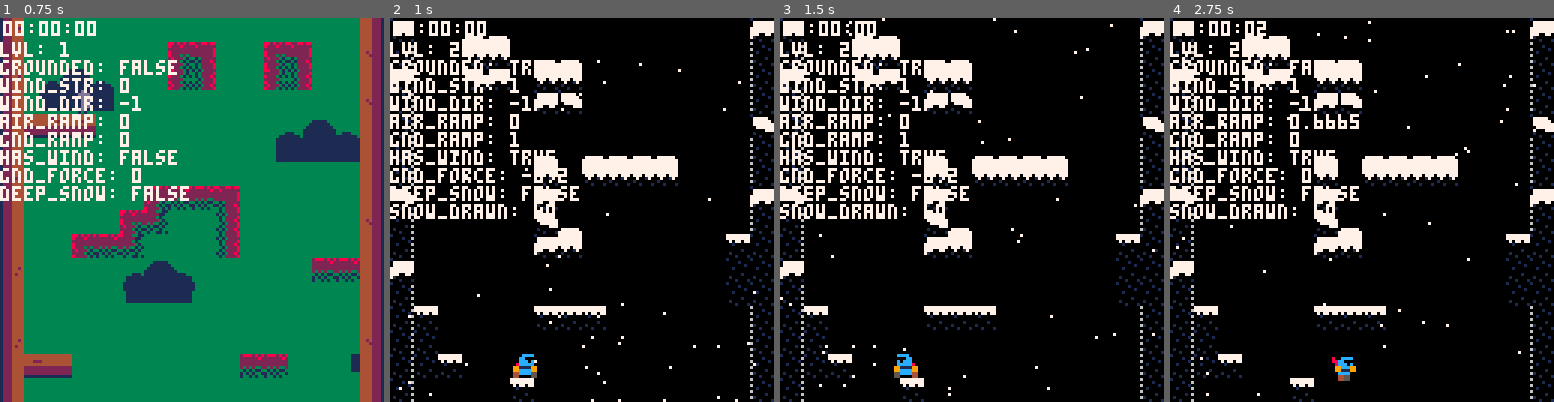
Above: before the commit, frames 1-4 (left to right).
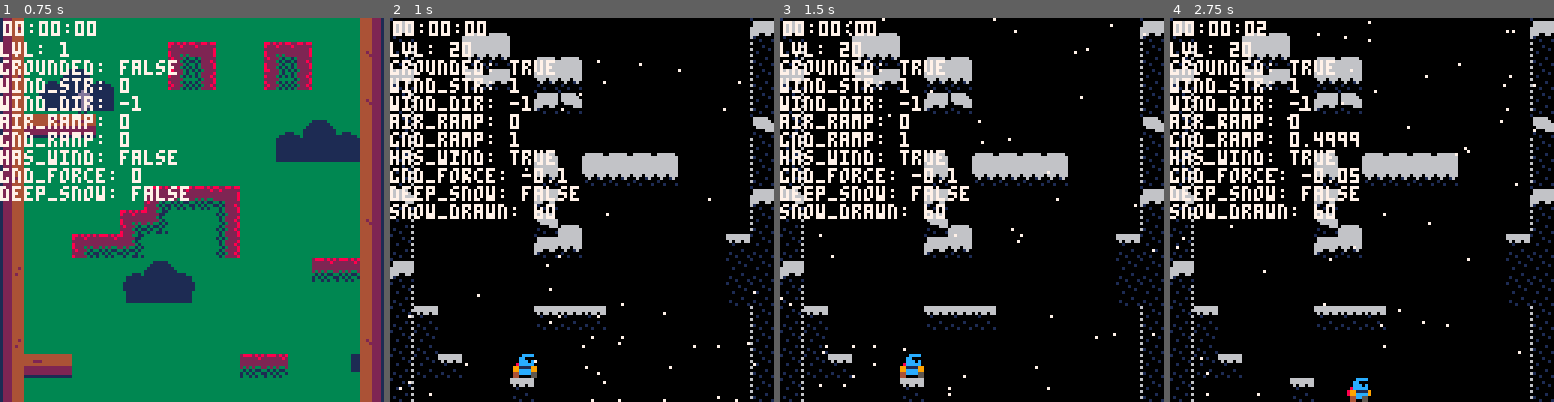
Above: after the commit, the same moments.

Repository: xdinterface/jump-king-demake
Game: PICO-8 cartridge jkd.p8
Same seed, same stepped clock (60 frames per second), same inputs: the game is played once before the commit and once after it.
Inputs:
- Up to frame 1 (0.75 s): tap X (X key) at 0.33 s; tap O (Z key) at 0.7 s
- Up to frame 2 (1 s): no input
- Up to frame 3 (1.5 s): tap X (X key) at 1.07 s
- Up to frame 4 (2.75 s): hold Right 1.6-2.1 s; tap O (Z key) at 1.7, 2.1, 2.5 s; tap X (X key) at 1.85 s; hold Up 2.15-2.42 s; hold Right from 2.47 s (still down)

Frame 1 is identical in both runs. In frame 2, 6.6% of the frame differs, in the area x 0-100%, y 0-97%; in frame 3, 6.9%; in frame 4, 7.9%, in the area x 0-100%, y 0-100%.

Commit message:
Update player collision and snow bugfixes

Diff:
--- a/game/player/collision.lua
+++ b/game/player/collision.lua
@@ -64,75 +64,35 @@
 end
 
 function in_deep_snow(obj)
-	--check if player's feet (bottom edge) are touching flag 5 (snow pile)
-	local x = obj.x
-	local y = obj.y + obj.h  --bottom edge of player
-	local w = obj.w
-
-	--convert to tile coordinates
-	local x1 = (x + 1) / 8
-	local x2 = (x + w - 2) / 8
-	local y_check = y / 8
-
-	--check if bottom edge is touching flag 5 tiles
-	return fget(mget(x1, y_check), 5) or fget(mget(x2, y_check), 5)
-end
-
-function collide_diagonal_wall(obj, aim)
-	--check if diagonal tiles should act as solid walls from this direction
+	--check if any part of player hitbox intersects with bottom 2px of flag 5 tiles
 	local x = obj.x
 	local y = obj.y
 	local w = obj.w
 	local h = obj.h
 
-	local x1, x2, y1, y2 = 0, 0, 0, 0
+	--get all tiles that player hitbox could overlap
+	local tile_x1 = flr(x / 8)
+	local tile_x2 = flr((x + w - 1) / 8)
+	local tile_y1 = flr(y / 8)
+	local tile_y2 = flr((y + h - 1) / 8)
 
-	if aim == "left" then
-		x1 = x - 1
-		x2 = x - 1
-		y1 = y + 2
-		y2 = y + h - 1
-	elseif aim == "right" then
-		x1 = x + w
-		x2 = x + w
-		y1 = y + 2
-		y2 = y + h - 1
-	elseif aim == "up" then
-		x1 = x + 1
-		x2 = x + w - 2
-		y1 = y - 2
-		y2 = y - 2
-	elseif aim == "down" then
-		x1 = x + 1
-		x2 = x + w - 2
-		y1 = y + h + 1
-		y2 = y + h + 1
-	end
+	for ty = tile_y1, tile_y2 do
+		for tx = tile_x1, tile_x2 do
+			local sprite_id = mget(tx, ty)
+			if fget(sprite_id, 5) then
+				--calculate deep snow area (bottom 2px of this tile)
+				local tile_top = ty * 8
+				local snow_top = tile_top + 6  --bottom 2px start at pixel 6
+				local snow_bottom = tile_top + 8  --tile bottom
+				local tile_left = tx * 8
+				local tile_right = tile_left + 8
 
-	-- pixels to tiles
-	x1 = x1 / 8
-	x2 = x2 / 8
-	y1 = y1 / 8
-	y2 = y2 / 8
-
-	--check if hitting diagonal tiles from solid side
-	for tx = flr(min(x1, x2)), flr(max(x1, x2)) do
-		for ty = flr(min(y1, y2)), flr(max(y1, y2)) do
-			if fget(mget(tx, ty), 1) then
-				--flag 1: solid from top-left and bottom-right
-				if (aim == "right" and obj.x % 8 < 4) or (aim == "left" and obj.x % 8 > 4) or
-				   (aim == "down" and obj.y % 8 < 4) or (aim == "up" and obj.y % 8 > 4) then
-					return true
-				end
-			elseif fget(mget(tx, ty), 2) then
-				--flag 2: solid from top-right and bottom-left
-				if (aim == "left" and obj.x % 8 < 4) or (aim == "right" and obj.x % 8 > 4) or
-				   (aim == "down" and obj.y % 8 > 4) or (aim == "up" and obj.y % 8 < 4) then
+				--check if player hitbox intersects with deep snow area
+				if x < tile_right and x + w > tile_left and y < snow_bottom and y + h > snow_top then
 					return true
 				end
 			end
 		end
 	end
-
 	return false
 end
--- a/game/player/movement.lua
+++ b/game/player/movement.lua
@@ -49,10 +49,17 @@
         p.dir = false
     end
 
+    --detect jump button release (was pressed last frame but not this frame)
+    if p.jump_btn_held and not btn(🅾️) then
+        p.jump_canceled = false  --reset cancel flag on button release
+    end
+    p.jump_btn_held = btn(🅾️)  --store current button state for next frame
+
     --crouch
     if btn(🅾️)
     and p.grounded
-    and not p.lock_jump then
+    and not p.lock_jump
+    and not p.jump_canceled then
         p.crouching=true
         p.lying=false
 
@@ -75,7 +82,7 @@
         if btn(❎) then
             p.crouching=false
             p.boost=0
-            p.lock_jump=true
+            p.jump_canceled=true  --cancel jump, disable until button release
         end
     end
 
@@ -123,8 +130,8 @@
         end
     end
 
-    --apply wind force when airborne
-    if not p.grounded and wind_force != 0 then
+    --apply wind force when airborne (blocked by deep snow)
+    if not p.grounded and wind_force != 0 and not in_deep_snow(p) then
         p.dx = p.dx + wind_force
     end
 
--- a/game/player/update.lua
+++ b/game/player/update.lua
@@ -172,7 +172,7 @@
 
         if not slide1 and not slide2 then
                 if  p.running then
-                        if (btn(🅾️)) then
+                        if (btn(❎)) then
                                 p.dx=limit_speed(p.dx,p.max_walk_dx/2)
                         else
                                 p.dx=limit_speed(p.dx,p.max_walk_dx)
@@ -196,5 +196,18 @@
         if not has_wind_this_level or not p.grounded or in_deep_snow(p) then
                 return 0
         end
+
+        --check if player is against a wall in the direction of wind
+        local blocked_by_wall = false
+        if wind_direction < 0 and collide_map(p, "left", 0) then
+                blocked_by_wall = true  --wind blowing left but wall on left
+        elseif wind_direction > 0 and collide_map(p, "right", 0) then
+                blocked_by_wall = true  --wind blowing right but wall on right
+        end
+
+        if blocked_by_wall then
+                return 0
+        end
+
         return wind_direction * wind_strength * p.ground_wind_ramp * weather_config.wind.ground_force
 end
--- a/game/weather/update.lua
+++ b/game/weather/update.lua
@@ -64,9 +64,8 @@
             end
         end
     else
-        --no wind for snow-only levels
-        wind_strength = 0
-        wind_direction = 0
+        --no wind for snow-only levels - but keep global wind cycle running
+        --wind effects simply won't be applied in these levels
     end
 
     --update snow particles (using foreach like clouds)
@@ -75,7 +74,9 @@
         flake.y = flake.y + flake.spd
 
         --wind effect (horizontal movement same speed as falling)
-        flake.x = flake.x + wind_direction * wind_strength * flake.spd * weather_config.snow.wind_factor
+        if has_snow_wind then
+            flake.x = flake.x + wind_direction * wind_strength * flake.spd * weather_config.snow.wind_factor
+        end
 
         --wrap around screen (like clouds do)
         if flake.y > game_config.screen_size then
--- a/init.lua
+++ b/init.lua
@@ -33,7 +33,7 @@
         wind = {
             max_speed = 1.5,
             player_force = 0.1,
-            ground_force = 0.2,
+            ground_force = 0.1,
             ground_max_speed = 2.0,
             ramp_time = 0.2,
             blow_time = 5
@@ -89,7 +89,9 @@
         wind_timer=0,
         wind_ramp=0,
         ground_wind_timer=0,
-        ground_wind_ramp=0
+        ground_wind_ramp=0,
+        jump_canceled=false,
+        jump_btn_held=false
     }
 
     clouds = {}
--- a/jkd.p8
+++ b/jkd.p8
@@ -1,5 +1,5 @@
 pico-8 cartridge // http://www.pico-8.com
-version 34
+version 43
 __lua__
 --qlnzky
 --a jump king demake.
@@ -80,14 +80,14 @@
 00029921990000000005828282825000828282820044f40044444444444444444444444444444444550155015501550155015000000155010000000000000100
 00219221900000000058888888888500888888880004400012dddd4ddddddd41dddddd4ddddddd4d500150015001500150015500005150010000000001000000
 02212221000000000522222222222250222222220002400012dddd4ddddddd41dddddd4ddddddd4d000100010001000100010050050100010000000000010001
-60000000100000007777777777777777000000001000000000008884488800000000000440000000898089800898089810000000000000000000000000000000
-00001000000010067777777777777777000000000777777700009894f989000000000004f00000009a909a9009a909a907777700000000000000000000000000
-6000001000000010070770777777777700000000077777770000a9af4a9a00008880888f488808880a000a0000a000a007777770000000000000000000000000
-00100000001000060010000077777777000000007777777700000a04f0a0000089808984f8980898898898000089889807777777000000000000000000000000
-600000000000000000000000077707770000000077777777000088844888000098909894498909899a99a900009a99a900777777000000000000000000000000
-00000100000001060000010000700170000000007770077000009894f9890000a9a0a9a4fa9a0a9a0a00a000000a00a000000777000000000000000000000000
-6100000001000000010000000100000007777770710000000000a9af4a9a00000a000a0f40a000a0000000000000000001000000000000000000000000000000
-00010001000100060001000100010001777777770001000100000a04f0a00000f444f444f4f4f4f4000000000000000000010001000000000000000000000000
+60000000100000006666666666666666000000001000000000008884488800000000000440000000898089800898089810000000000000000000000000000000
+00001000000010066666666666666666000000000666666600009894f989000000000004f00000009a909a9009a909a906666600000000000000000000000000
+6000001000000010060660666666666600000000066666660000a9af4a9a00008880888f488808880a000a0000a000a006666660000000000000000000000000
+00100000001000060010000066666666000000006666666600000a04f0a0000089808984f8980898898898000089889806666666000000000000000000000000
+600000000000000000000000066606660000000066666666000088844888000098909894498909899a99a900009a99a900666666000000000000000000000000
+00000100000001060000010000600160066666606660066000009894f9890000a9a0a9a4fa9a0a9a0a00a000000a00a000000666000000000000000000000000
+6100000001000000010000000100000066666666610000000000a9af4a9a00000a000a0f40a000a0000000000000000001000000000000000000000000000000
+00010001000100060001000100010001666666660001000100000a04f0a00000f444f444f4f4f4f4000000000000000000010001000000000000000000000000
 c40000000000000000000000000000d485000000000085850000858585858585850000000000000000000000560000e566000000000000000000860000000076
 a60000000000000000000000000000a617000000000000000000000000000007a00000000000000000000000000000a000000000000000000000000000000000
 b40000000000000000000000000000d4850000000000000000000000000000858500000000000000f5f50000000000e566000000000000000000860000009676
@@ -283,7 +283,7 @@
 
 
 __gff__
-0000000000000000000001000000000001010101010101000000000000000000000000000000000000000000000000000000000000000000000000000000000001010101010101000101010101010101010101010101010101010402100801010210020401000101010101010402010101010101000100000000000001000000
+0000000000000000000001000000000001010101010101000000000000000000000000000000000000000000000000000000000000000000000000000000000001010101010101000101010101010101010101010101010101010402100801010210020401000101010101010402010101010101200100000000000001000000
 0000000000000000000000000000000000000000000000000000000000000000000000000000000000000000000000000000000000000000000000000000000000000000000000000000000000000000000000000000000000000000000000000000000000000000000000000000000000000000000000000000000000000000
 __map__
 4c00000000000000000000000000004d58000000000000000000000000000058660000000000000000000000000000676a00000000000000000000000000006a7c0000747400000000000000000000750a00000000000000000000000000000a0a00000000000000000000000000000a00000000000000000000000000000000
